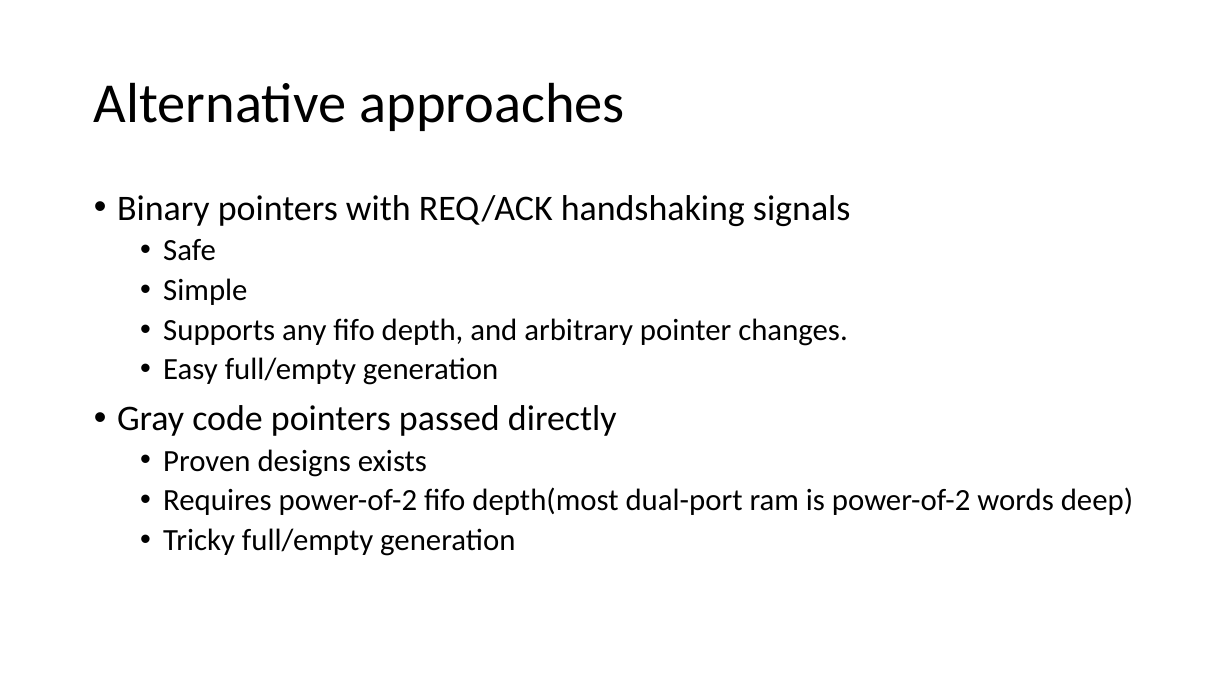
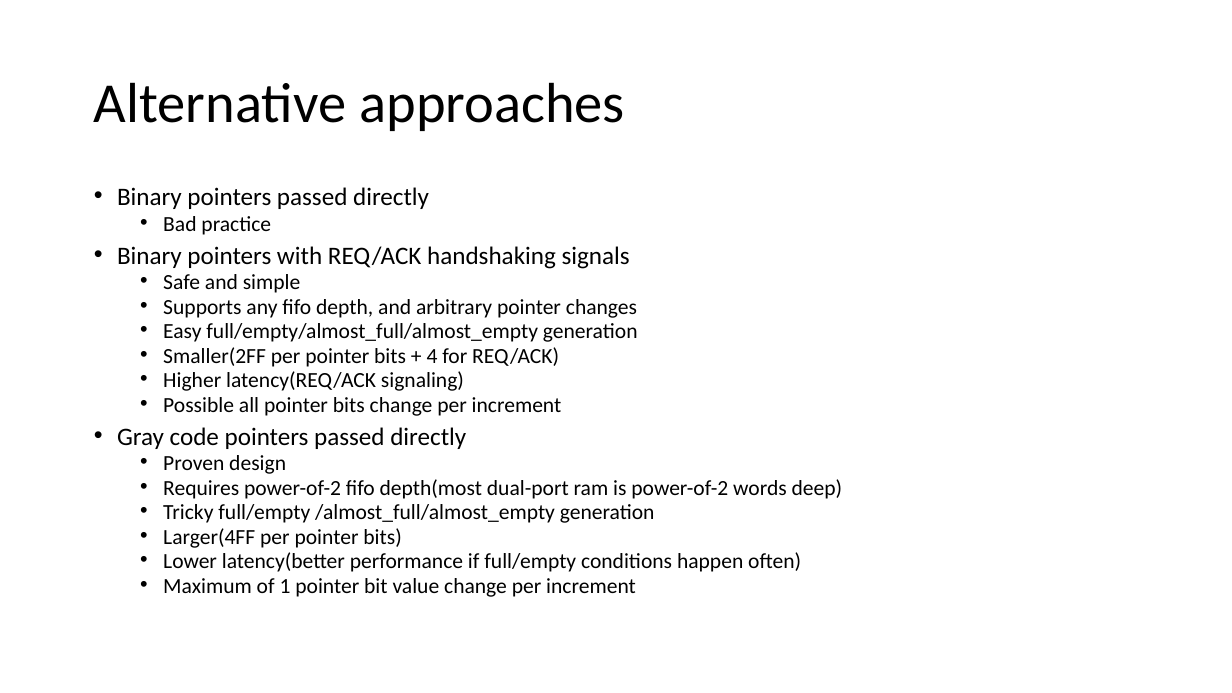
Before and after one commit to lepaulse/fifo, a slide deck: slide 3 of Asynchronous FIFO.pptx. Drawn at 1232x693 pixels with LibreOffice and Linux fonts; fonts in the diff are those of the drawing. Boxes give left, top, right and bottom in pixels: in the first picture for what was removed or moved away, otherwise in the second. Text is boxed around its words. In the diff, an @@ line names an element or a change of style, - is before the commit and + after.

```diff
--- a/Asynchronous FIFO.pptx
+++ b/Asynchronous FIFO.pptx
@@ text at <box>117,187,429,235</box>: paragraphs added @@
+• Binary pointers passed directly
+  • Bad practice
@@ text at <box>117,246,843,499</box>: size 28 to 19.6 pt in "Binary pointers with REQ/ACK handshaking signals", "Gray code pointers passed directly"; size 24 to 16.8 pt in "Requires power-of-2 fifo depth(most dual-port ram is ..."; line spacing 0.9 to 0.7 @@
@@ text at <box>163,274,638,416</box>: text changed; size 24 to 16.8 pt @@
-  • Safe
-  • Simple
-  • Supports any fifo depth, and arbitrary pointer changes.
-  • Easy full/empty generation
+  • Safe and simple
+  • Supports any fifo depth, and arbitrary pointer changes
+  • Easy full/empty/almost_full/almost_empty generation
+  • Smaller(2FF per pointer bits + 4 for REQ/ACK)
+  • Higher latency(REQ/ACK signaling)
+  • Possible all pointer bits change per increment
@@ text at <box>163,455,286,474</box>: text changed; size 24 to 16.8 pt @@
-  • Proven designs exists
+  • Proven design
@@ text at <box>163,504,801,597</box>: text changed; size 24 to 16.8 pt @@
-  • Tricky full/empty generation
+  • Tricky full/empty /almost_full/almost_empty generation
+  • Larger(4FF per pointer bits)
+  • Lower latency(better performance if full/empty conditions happen often)
+  • Maximum of 1 pointer bit value change per increment
```
Also in this commit, not shown: 2 other slides changed, 1 slide removed, 2 other files.
